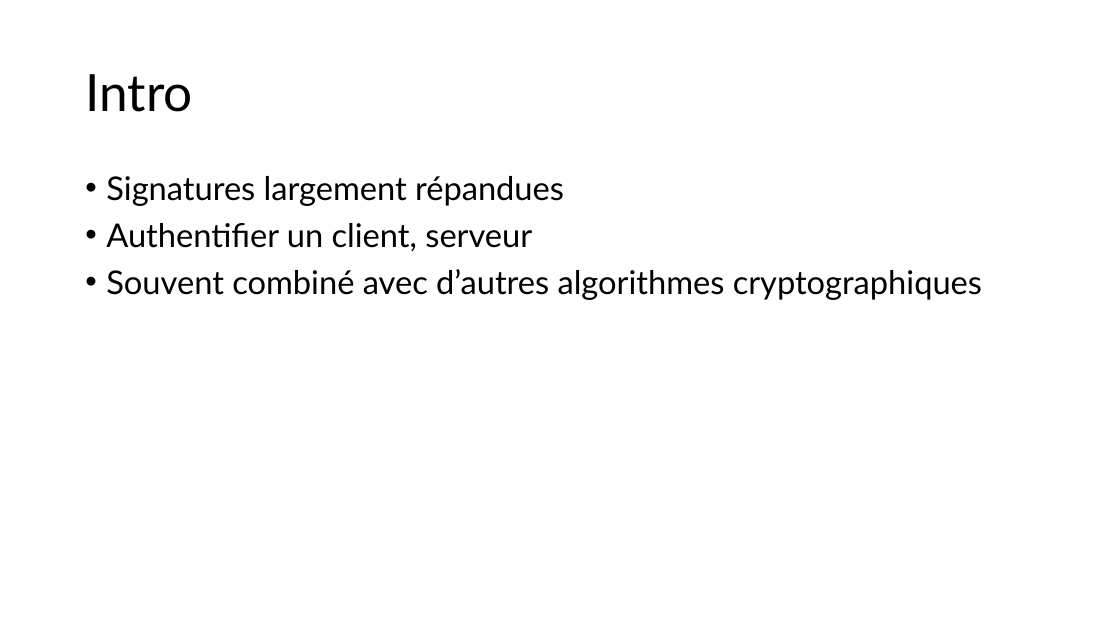
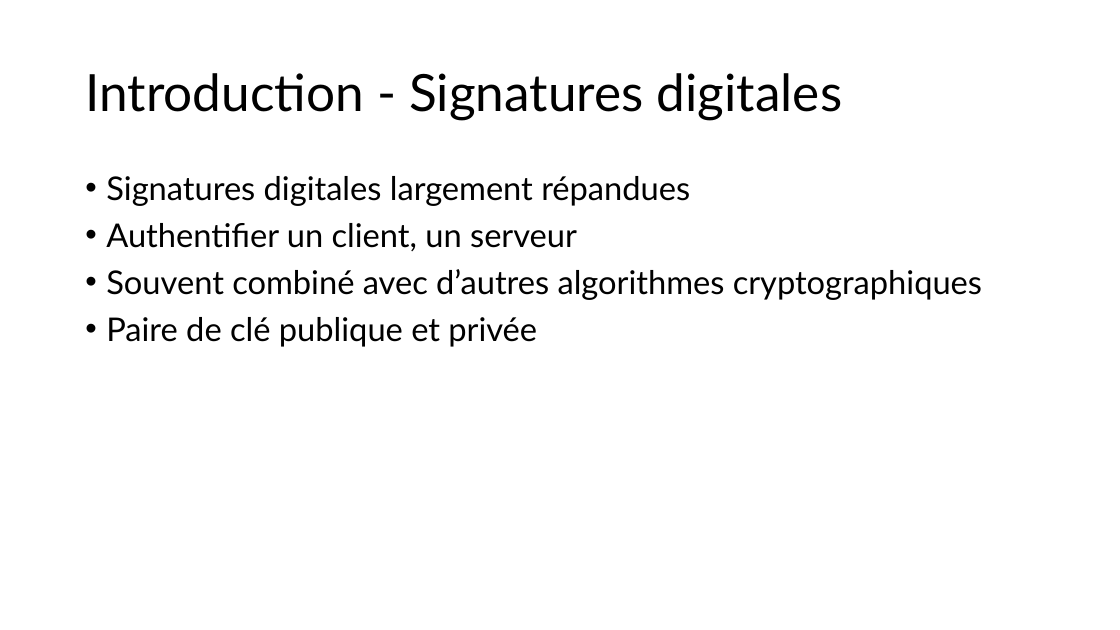
Before and after one commit to JustinFerrara14/SSE, a slide deck: slide 2 of SSELaticeAttackFerrara.pptx. Drawn at 1120x630 pixels with LibreOffice and Linux fonts; fonts in the diff are those of the drawing. Boxes give left, top, right and bottom in pixels: in the first picture for what was removed or moved away, otherwise in the second. Text is boxed around its words. In the diff, an @@ line names an element or a change of style, - is before the commit and + after.

```diff
--- a/SSELaticeAttackFerrara.pptx
+++ b/SSELaticeAttackFerrara.pptx
@@ title at [85, 73, 842, 120]: text changed @@
-Intro
+Introduction - Signatures digitales
@@ text at [106, 176, 690, 251]: text changed @@
-• Signatures largement répandues
-• Authentifier un client, serveur
+• Signatures digitales largement répandues
+• Authentifier un client, un serveur
@@ text at [106, 317, 537, 347]: paragraph added @@
+• Paire de clé publique et privée
```
Also in this commit, not shown: 17 other slides changed, 1 slide removed, 4 other files.
